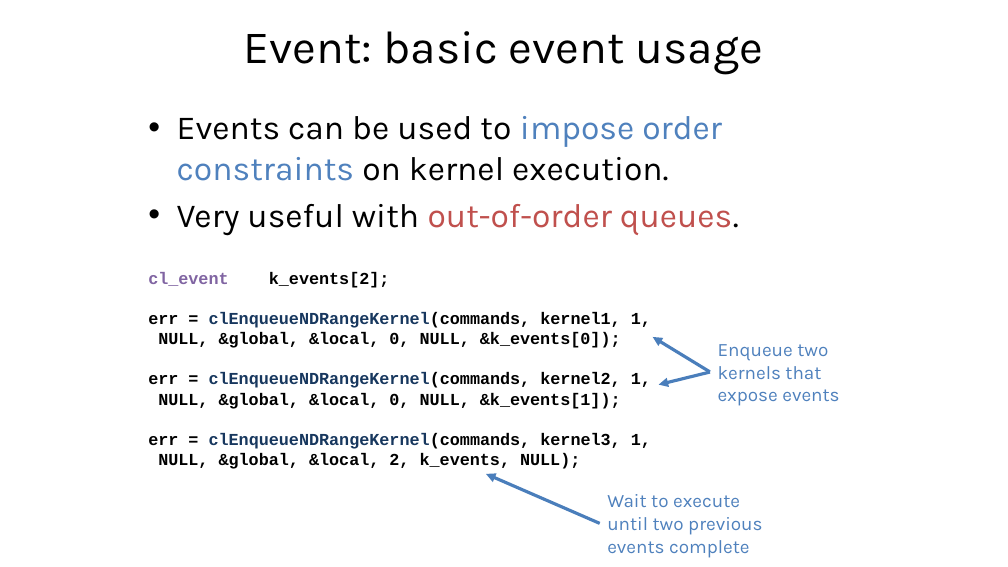
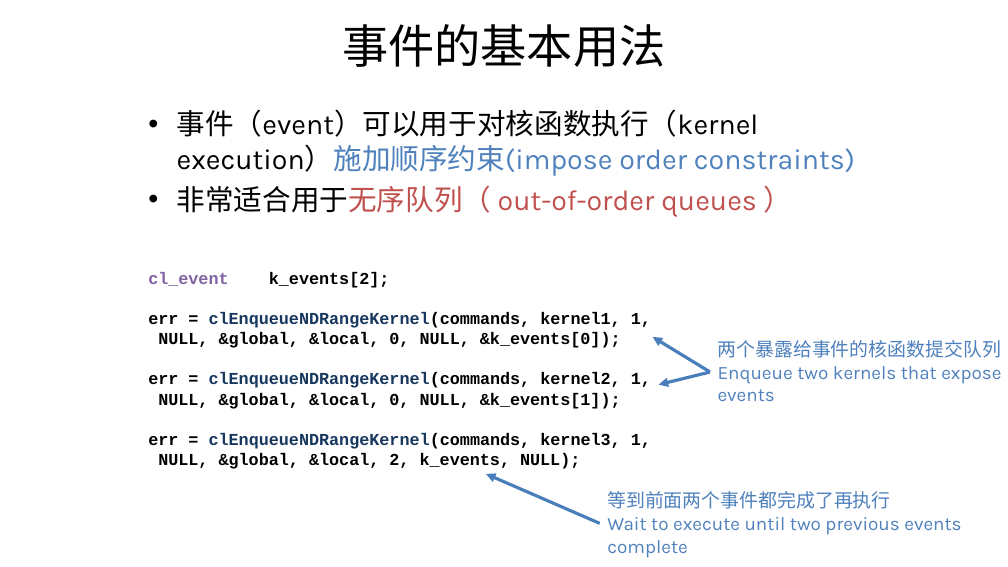
Before and after one commit to Kivy-CN/HandsOnOpenCL_CN, a slide deck: slide 4 of Translating/附录B.pptx. Drawn at 1008x567 pixels with LibreOffice and Linux fonts; fonts in the diff are those of the drawing. Boxes give left, top, right and bottom in pixels: in the first picture for what was removed or moved away, otherwise in the second. Text is boxed around its words. In the diff, an @@ line names an element or a change of style, - is before the commit and + after.

```diff
--- a/Translating/附录B.pptx
+++ b/Translating/附录B.pptx
@@ text at (342,24,665,67): text changed @@
-Event: basic event usage
+事件的基本用法
@@ text at (177,109,855,217): text changed; size 32 to 27.2 pt @@
-• Events can be used to impose order constraints on kernel execution.
-• Very useful with out-of-order queues.
+• 事件（event）可以用于对核函数执行（kernel execution）施加顺序约束(impose order constraints)
+• 非常适合用于无序队列（ out-of-order queues ）
@@ text at (718,340,1001,358): paragraph added @@
+两个暴露给事件的核函数提交队列
@@ text at (607,491,890,509): paragraph added @@
+等到前面两个事件都完成了再执行
```
Also in this commit, not shown: 7 other slides changed, 1 slide added, 1 slide removed.
